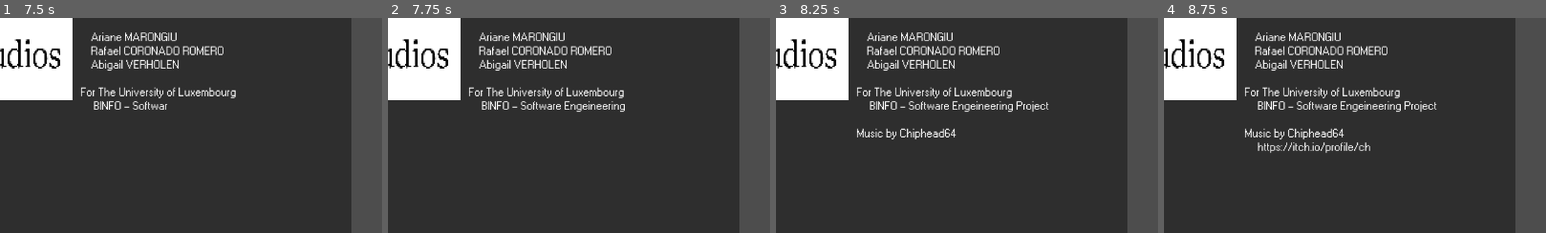
Above: before the commit, frames 1-4 (left to right).
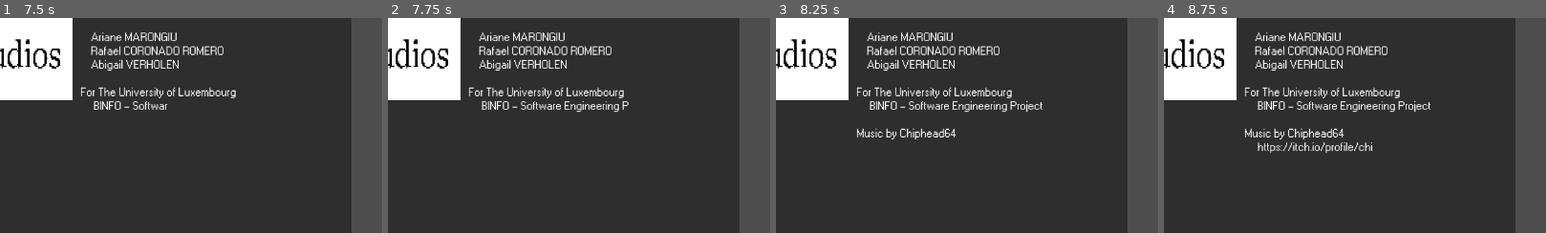
Above: after the commit, the same moments.

Repository: BcubeStudios/Netspace-Game
Game: Godot game, scene res://scenes/opening.tscn
Same seed, same stepped clock (60 frames per second), same inputs: the game is played once before the commit and once after it.
Inputs (mouse positions are % of the whole screen's width and height, from its top left):
- Up to frame 1 (7.5 s): move the mouse to (72, 45) at 0.52 s; click (72, 45) at 0.67 s; click "START GAME" at 1.25 s; move the mouse to (30, 55) at 2.02 s; click (30, 55) at 2.17 s; move the mouse to (60, 28) at 2.77 s; click (60, 28) at 2.92 s; click "Auto-Solve" at 3.5 s; click "☰" at 4.25 s; click "CREDITS" at 5 s; tap Enter at 5.75 s; move the mouse to (45, 70) at 5.77 s; click (45, 70) at 5.92 s; tap Space at 6.5 s; move the mouse to (80, 65) at 6.52 s; click (80, 65) at 6.67 s; move the mouse to (20, 35) at 7.27 s; click (20, 35) at 7.42 s
- Up to frame 2 (7.75 s): no input
- Up to frame 3 (8.25 s): move the mouse to (55, 50) at 8.02 s; click (55, 50) at 8.17 s
- Up to frame 4 (8.75 s): no input
The pictures show only the part of the screen within x 36-86%, y 29-79%; the shares and areas given below are measured in that part.

Frame 1 is identical in both runs. In frame 2, 0.2% of the frame differs, in the area x 50-63%, y 38-44%; in frame 3, 0.3%; in frame 4, 0.3%, in the area x 50-72%, y 38-62%.

Commit message:
spelling mistake fixed

Diff:
--- a/GodotWorkspace/scenes/credits_screen.tscn
+++ b/GodotWorkspace/scenes/credits_screen.tscn
@@ -30,7 +30,7 @@
     Abigail VERHOLEN
 
 For The University of Luxembourg
-     BINFO - Software Engeineering Project
+     BINFO - Software Engineering Project
 
 Music by Chiphead64
      https://itch.io/profile/chiphead64
